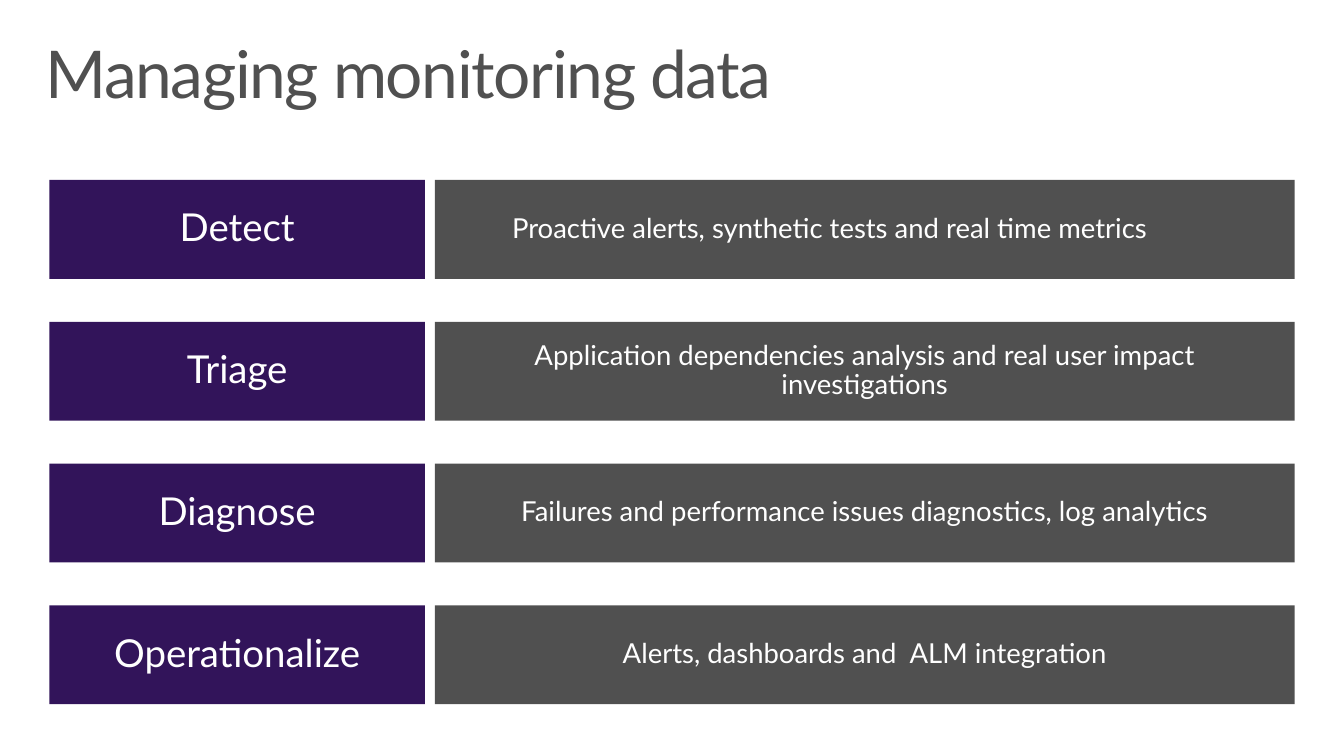
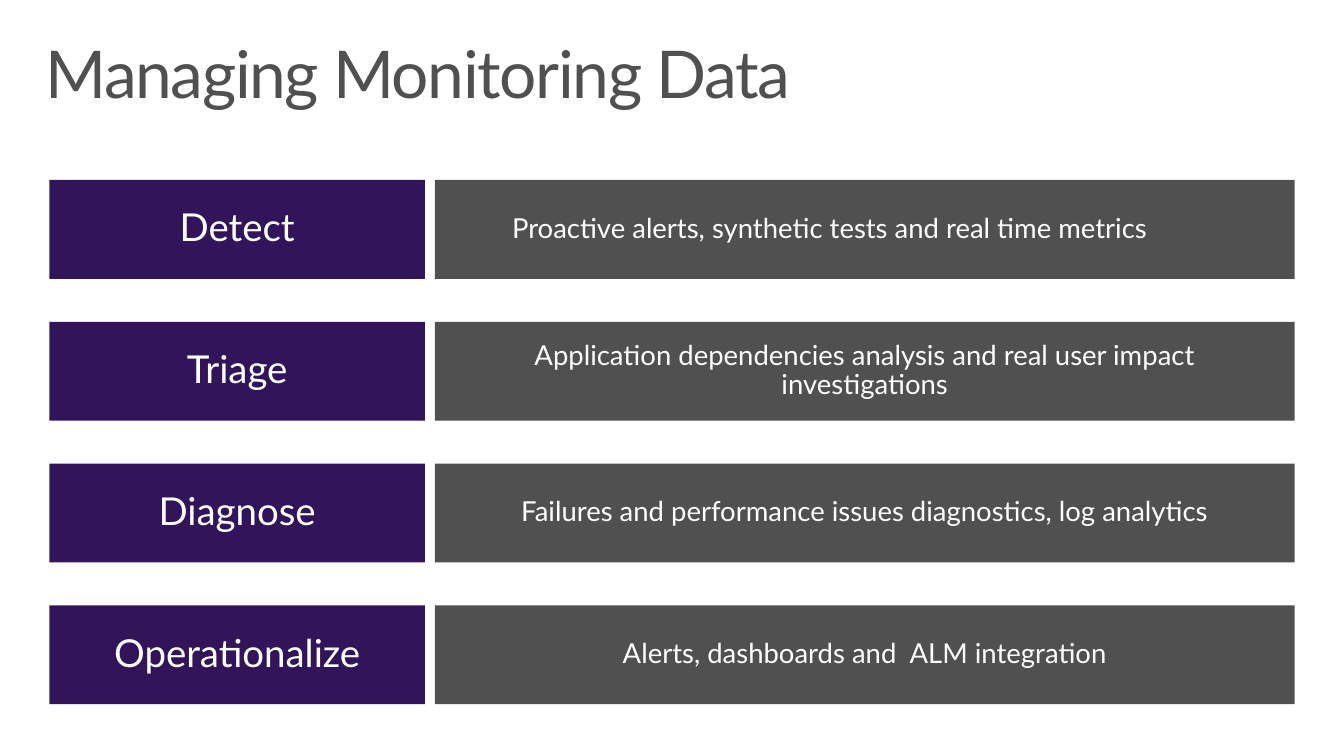
Before and after one commit to wely/DevCamp, a slide deck: slide 5 of Presentation/Module00-Monitoring.pptx. Drawn at 1344x756 pixels with LibreOffice and Linux fonts; fonts in the diff are those of the drawing; background and template pictures are left out. Boxes give left, top, right and bottom in pixels: in the first picture for what was removed or moved away, otherwise in the second. Text is boxed around its words. In the diff, an @@ line names an element or a change of style, - is before the commit and + after.

```diff
--- a/Presentation/Module00-Monitoring.pptx
+++ b/Presentation/Module00-Monitoring.pptx
@@ title at [45,50,790,110]: text changed @@
-Managing monitoring data
+Managing Monitoring Data
```
Also in this commit, not shown: 13 other slides changed, 2 slides added.
